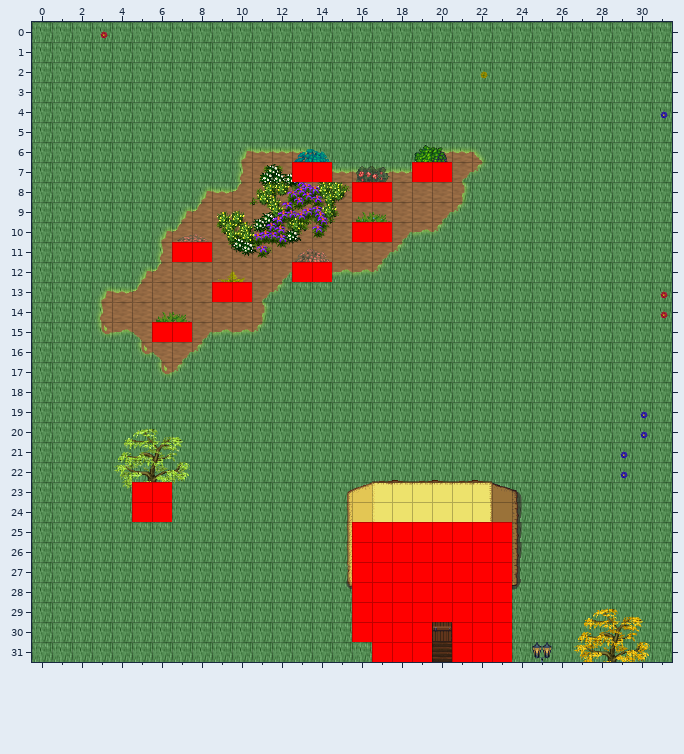
Tiled map: AndorsTrail/res/xml/level_0_deniran_city_e_x1_y2.tmx. That is the earlier state.
Cells are 32x32 px. Shown: x 0..31, y 0..31.
And afterwards:
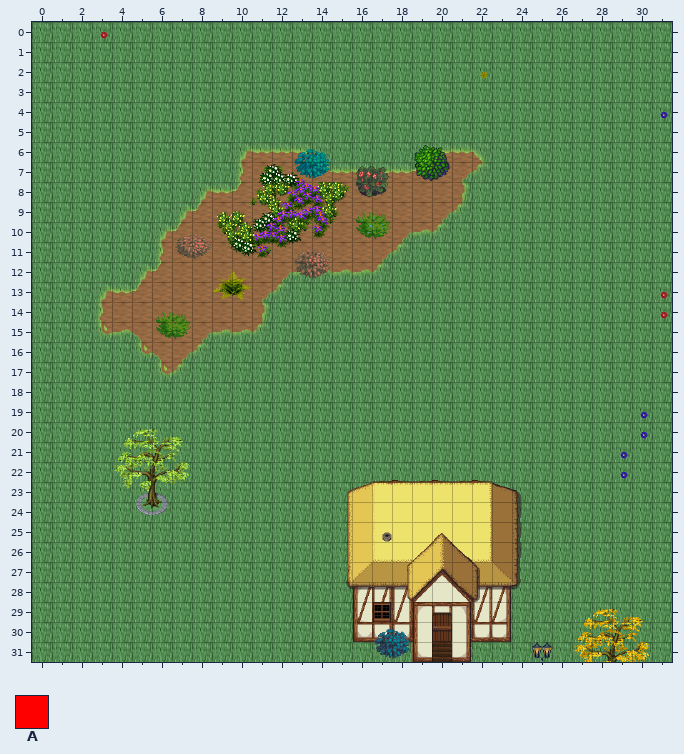
Key: from "logic_collision": A 0.
_ is an empty cell.
What changed:
{"where": "layer \"Walkable\" (now hidden)"}
{"y":7,"x":13,"old":"AA","new":"__"}
{"y":7,"x":19,"old":"AA","new":"__"}
{"y":8,"x":16,"old":"AA","new":"__"}
{"y":10,"x":16,"old":"AA","new":"__"}
{"y":11,"x":7,"old":"AA","new":"__"}
{"y":12,"x":13,"old":"AA","new":"__"}
{"y":13,"x":9,"old":"AA","new":"__"}
{"y":15,"x":6,"old":"AA","new":"__"}
{"y":23,"x":5,"old":"AA","new":"__"}
{"y":24,"x":5,"old":"AA","new":"__"}
{"y":25,"x":16,"old":"AAAAAAAA","new":"________"}
{"y":26,"x":16,"old":"AAAAAAAA","new":"________"}
{"y":27,"x":16,"old":"AAAAAAAA","new":"________"}
{"y":28,"x":16,"old":"AAAAAAAA","new":"________"}
{"y":29,"x":16,"old":"AAAAAAAA","new":"________"}
{"y":30,"x":16,"old":"AAAA","new":"____"}
{"y":30,"x":21,"old":"AAA","new":"___"}
{"y":31,"x":17,"old":"AAA","new":"___"}
{"y":31,"x":21,"old":"AAA","new":"___"}
